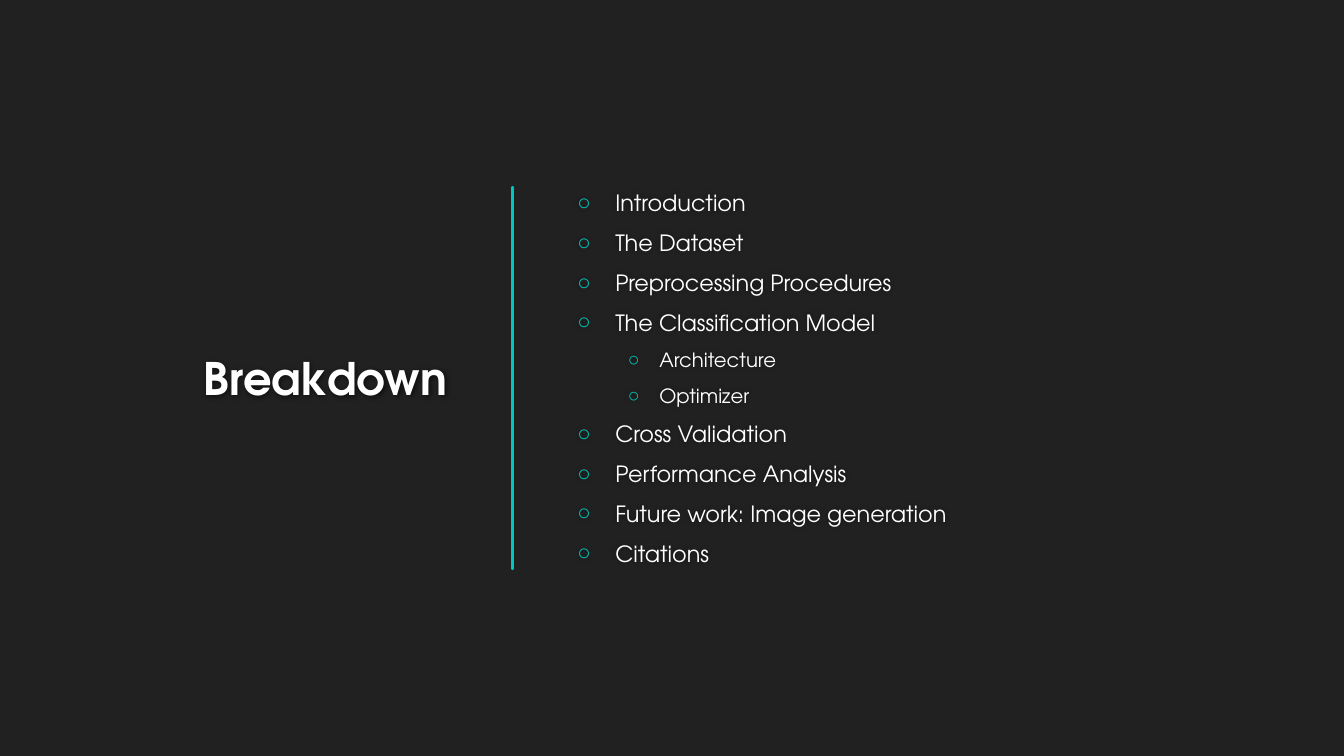
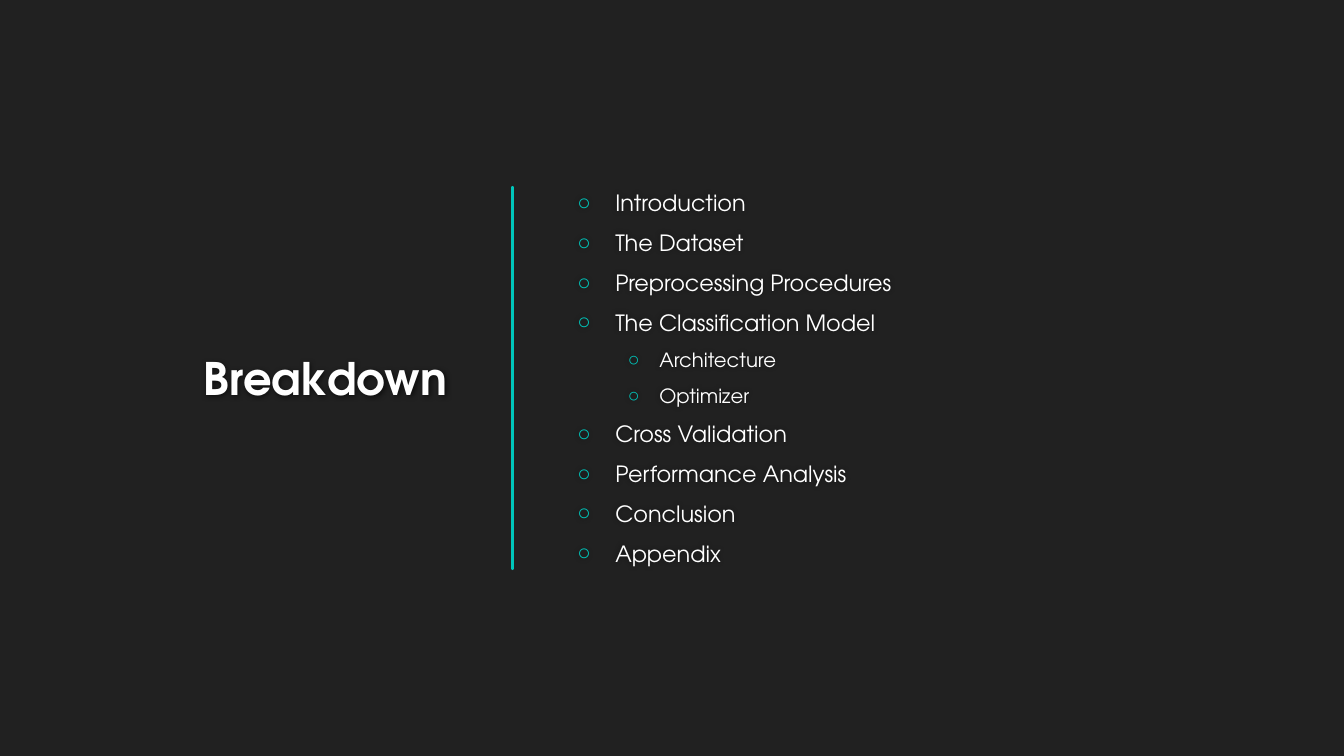
Before and after one commit to landonbuell/Buell-Masters-Project, a slide deck: slide 2 of milestones/BUELL_ENGR6970_Milestone04.pptx. Drawn at 1344x756 pixels with LibreOffice and Linux fonts; fonts in the diff are those of the drawing; background and template pictures are left out. Boxes give left, top, right and bottom in pixels: in the first picture for what was removed or moved away, otherwise in the second. Text is boxed around its words. In the diff, an @@ line names an element or a change of style, - is before the commit and + after.

```diff
--- a/milestones/BUELL_ENGR6970_Milestone04.pptx
+++ b/milestones/BUELL_ENGR6970_Milestone04.pptx
@@ text at [615,505,735,567]: text changed @@
-○ Future work: Image generation
-○ Citations
+○ Conclusion
+○ Appendix
```
Also in this commit, not shown: 4 other slides changed, 3 slides added, 4 slides removed.
